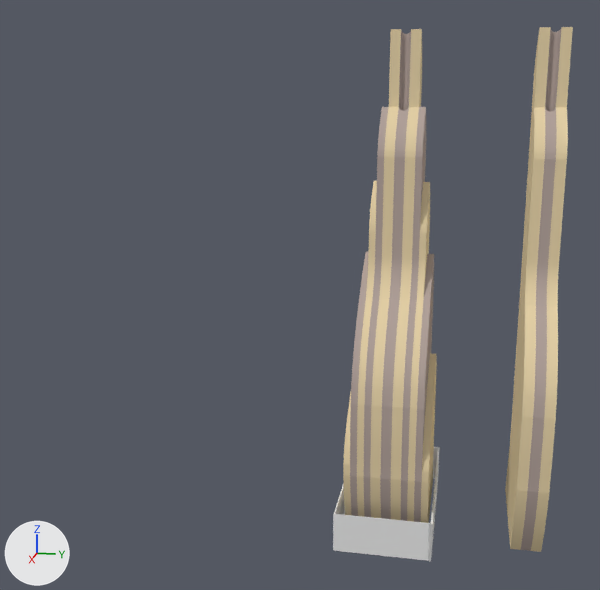
Two versions of the Blender file gallusturm/gallusturm.blend, one commit apart.
Rendered twice from a 50 mm camera at (12.23, 0.97, 6.78) aimed at (-0.26, -1.52, 3.65). The lights are fixed; the arrows at lower left show +X, +Y and +Z.

Objects in the first picture: '0', '1', '2', '3', '4', '4b', '5', '5b', 'Cube'.
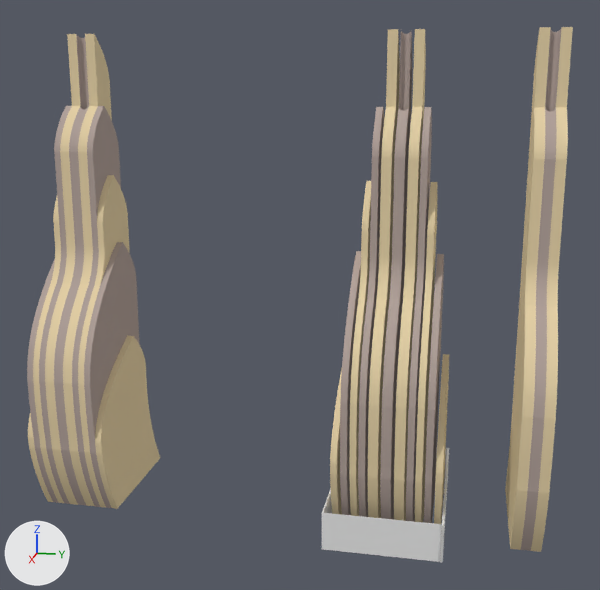
Commit message: split parts of set-baclk version of gallusturm apart

Changed parts and their boxes (x1, y1, x2, y2) in the pictures (600 x 590 px; the box of a moved part takes in the faces that stretch with it):
'4b', reshaped (11% wider)
    before: (370, 29, 422, 520)
    after: (368, 29, 426, 521)
'3', reshaped (19% wider)
    before: (364, 107, 426, 521)
    after: (358, 107, 432, 522)
'2', reshaped (20% wider)
    before: (357, 181, 430, 522)
    after: (349, 181, 437, 522)
'1', reshaped (24% wider)
    before: (350, 251, 434, 522)
    after: (340, 251, 444, 523)
'4b.001', added (beige)
    after: (45, 34, 112, 506)
'0.001', added
    after: (28, 335, 160, 509)
'1.001', added
    after: (27, 242, 140, 508)
'3.001', added
    after: (39, 106, 121, 507)
'Cube', moved, rescaled (19% wider)
    before: (333, 447, 440, 562)
    after: (321, 448, 449, 563)
'2.001', added (beige)
    after: (33, 175, 130, 508)
'0', reshaped (26% wider)
    before: (343, 353, 437, 523)
    after: (330, 354, 449, 524)
'5b.001', added
    after: (54, 34, 89, 506)
part 1 of me_plane_010, moved or reshaped
    before: (343, 393, 351, 515)
    after: (330, 369, 342, 514)
part 2 of me_plane_010, moved or reshaped
    before: (421, 353, 437, 523)
    after: (434, 354, 449, 524)
part 3 of me_plane_002, moved or reshaped
    before: (364, 107, 389, 517)
    after: (358, 107, 384, 517)
part 4 of me_plane_002, moved or reshaped
    before: (401, 107, 426, 521)
    after: (406, 107, 432, 522)
part 5 of me_plane_015, moved or reshaped
    before: (350, 251, 369, 516)
    after: (340, 251, 361, 515)
part 6 of me_plane_015, moved or reshaped
    before: (414, 254, 434, 522)
    after: (424, 254, 444, 523)
part 7 of me_plane_016, moved or reshaped
    before: (357, 181, 377, 517)
    after: (349, 181, 371, 516)
part 8 of me_plane_016, moved or reshaped
    before: (407, 182, 430, 522)
    after: (415, 182, 437, 522)
part 9 of me_plane_001, moved or reshaped
    before: (391, 29, 422, 520)
    after: (394, 29, 426, 521)
part 10 of me_plane_001, moved or reshaped
    before: (370, 29, 401, 518)
    after: (368, 29, 400, 518)

What changed in the scene script:
```text
Change me_plane_010:
    where me_plane_010.from_pydata(...)  # 592 vertices, 300 faces; spans x -1.12..1.34, y -11.1..-8.4, z -1.15..0.1
    used by ob_0; location = (-0.38, -0.53, 11.15); rotation_euler = (1.571, 0.0, 0.0), in degrees (90, 0, 0)
    me_plane_010 part 1: the loose piece of 296 vertices spanning x -1.12..1.34, y -11.1..-8.4, z 0.0..0.1 is moved by (0.0, 0.0, 0.2)
    me_plane_010 part 2: the loose piece of 296 vertices spanning x -1.12..1.34, y -11.1..-8.4, z -1.15..-1.05 is moved by (0.0, 0.0, -0.2)
Change me_plane_002:
    where me_plane_002.from_pydata(...)  # 784 vertices, 396 faces; spans x -0.5..2.0, y -5.8..0.7, z -0.55..0.1
    used by ob_3; location = (-1.0, -0.23, 5.85); rotation_euler = (1.571, 0.0, 0.0), in degrees (90, 0, 0)
    me_plane_002 part 3: the loose piece of 392 vertices spanning x -0.5..2.0, y -5.8..0.7, z 0.0..0.1 is moved by (0.0, 0.0, 0.08)
    me_plane_002 part 4: the loose piece of 392 vertices spanning x -0.5..2.0, y -5.8..0.7, z -0.55..-0.45 is moved by (0.0, 0.0, -0.08)
Change me_plane_015:
    where me_plane_015.from_pydata(...)  # 640 vertices, 324 faces; spans x -0.5..2.0, y -3.6..0.7, z -0.95..0.1
    used by ob_1; location = (-1.0, -0.42, 3.65); rotation_euler = (1.571, 0.0, 0.0), in degrees (90, 0, 0)
    me_plane_015 part 5: the loose piece of 320 vertices spanning x -0.5..2.0, y -3.6..0.7, z 0.0..0.1 is moved by (0.0, 0.0, 0.15)
    me_plane_015 part 6: the loose piece of 320 vertices spanning x -0.5..2.0, y -3.6..0.7, z -0.95..-0.85 is moved by (0.0, 0.0, -0.15)
Change me_plane_016:
    where me_plane_016.from_pydata(...)  # 776 vertices, 392 faces; spans x -0.5..2.0, y -3.6..1.8, z -0.75..0.1
    used by ob_2; location = (-1.0, -0.33, 3.65); rotation_euler = (1.571, 0.0, 0.0), in degrees (90, 0, 0)
    me_plane_016 part 7: the loose piece of 388 vertices spanning x -0.5..2.0, y -3.6..1.8, z 0.0..0.1 is moved by (0.0, 0.0, 0.11)
    me_plane_016 part 8: the loose piece of 388 vertices spanning x -0.5..2.0, y -3.6..1.8, z -0.75..-0.65 is moved by (0.0, 0.0, -0.11)
Change me_plane_001:
    where me_plane_001.from_pydata(...)  # 792 vertices, 400 faces; spans x 0.0..2.0, y -6.9..0.7, z 0.01..0.46
    used by ob_4b; location = (-1.0, 0.23, 6.95); rotation_euler = (1.571, 0.0, 0.0), in degrees (90, 0, 0)
    me_plane_001 part 9: the loose piece of 396 vertices spanning x 0.0..2.0, y -6.9..0.7, z 0.01..0.16 is moved by (0.0, 0.0, -0.05)
    me_plane_001 part 10: the loose piece of 396 vertices spanning x 0.0..2.0, y -6.9..0.7, z 0.31..0.46 is moved by (0.0, 0.0, 0.04)
Change ob_cube:
    ob_cube.location: (1.06, -0.73, 0.35) -> (1.06, -0.9, 0.35)
    ob_cube.scale: (0.02, 0.02, 0.3) -> (0.02, 0.0247, 0.3)
Add ob_5b_001:
    ob_5b_001 = bpy.data.objects.new('5b.001', me_plane_003)  # 672 vertices, 435 faces; spans x 0.0..2.0, y -6.9..0.7, z -0.08..0.08; in mat_material_004 (grey #b4a49d)
    ob_5b_001.location = (-1.0, -5.08, 6.95)
    ob_5b_001.rotation_euler = (1.571, 0.0, 0.0)  # degrees (90, 0, 0)
Add ob_4b_001:
    ob_4b_001 = bpy.data.objects.new('4b.001', me_plane_005)  # 792 vertices, 400 faces; spans x 0.0..2.0, y -6.9..0.7, z 0.01..0.46; in mat_material_005 (beige #e7d4aa)
    ob_4b_001.location = (-1.0, -4.85, 6.95)
    ob_4b_001.rotation_euler = (1.571, 0.0, 0.0)  # degrees (90, 0, 0)
Add ob_3_001:
    ob_3_001 = bpy.data.objects.new('3.001', me_plane_006)  # 784 vertices, 396 faces; spans x -0.5..2.0, y -5.8..0.7, z -0.55..0.1; in mat_material_006 (grey #b4a49d)
    ob_3_001.location = (-1.0, -5.31, 5.85)
    ob_3_001.rotation_euler = (1.571, 0.0, 0.0)  # degrees (90, 0, 0)
Add ob_2_001:
    ob_2_001 = bpy.data.objects.new('2.001', me_plane_007)  # 776 vertices, 392 faces; spans x -0.5..2.0, y -3.6..1.8, z -0.75..0.1; in mat_material_007 (beige #e7d4aa)
    ob_2_001.location = (-1.0, -5.41, 3.65)
    ob_2_001.rotation_euler = (1.571, 0.0, 0.0)  # degrees (90, 0, 0)
Add ob_1_001:
    ob_1_001 = bpy.data.objects.new('1.001', me_plane_008)  # 640 vertices, 324 faces; spans x -0.5..2.0, y -3.6..0.7, z -0.95..0.1; in mat_material_006 (grey #b4a49d)
    ob_1_001.location = (-1.0, -5.51, 3.65)
    ob_1_001.rotation_euler = (1.571, 0.0, 0.0)  # degrees (90, 0, 0)
Add ob_0_001:
    ob_0_001 = bpy.data.objects.new('0.001', me_plane_009)  # 592 vertices, 300 faces; spans x -1.12..1.34, y -11.1..-8.4, z -1.15..0.1; in mat_material_007 (beige #e7d4aa)
    ob_0_001.location = (-0.38, -5.61, 11.15)
    ob_0_001.rotation_euler = (1.571, 0.0, 0.0)  # degrees (90, 0, 0)
```
